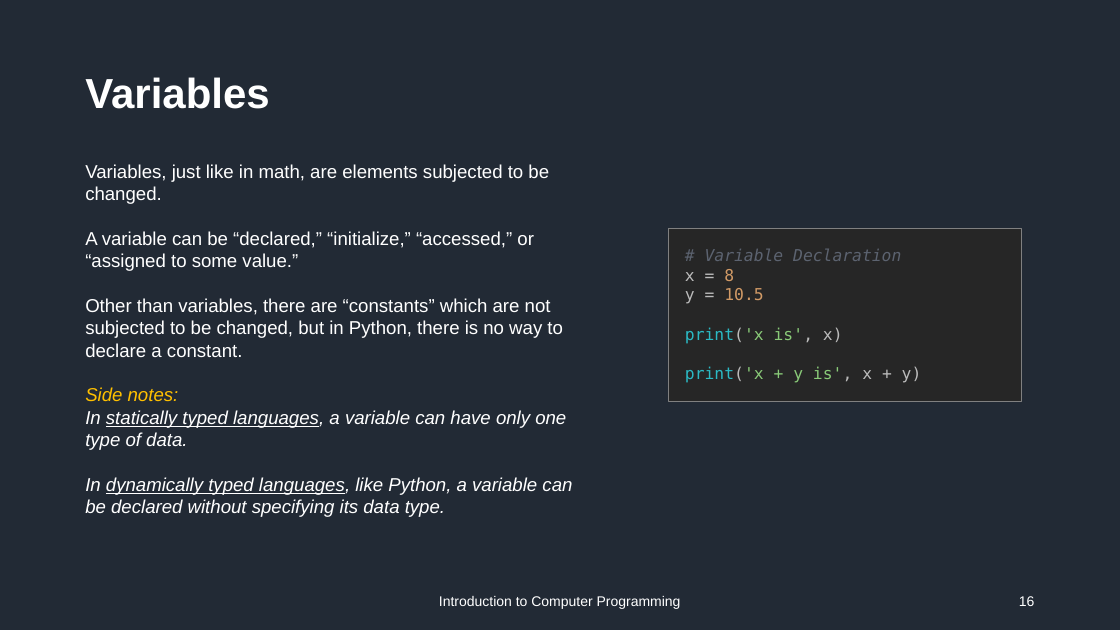
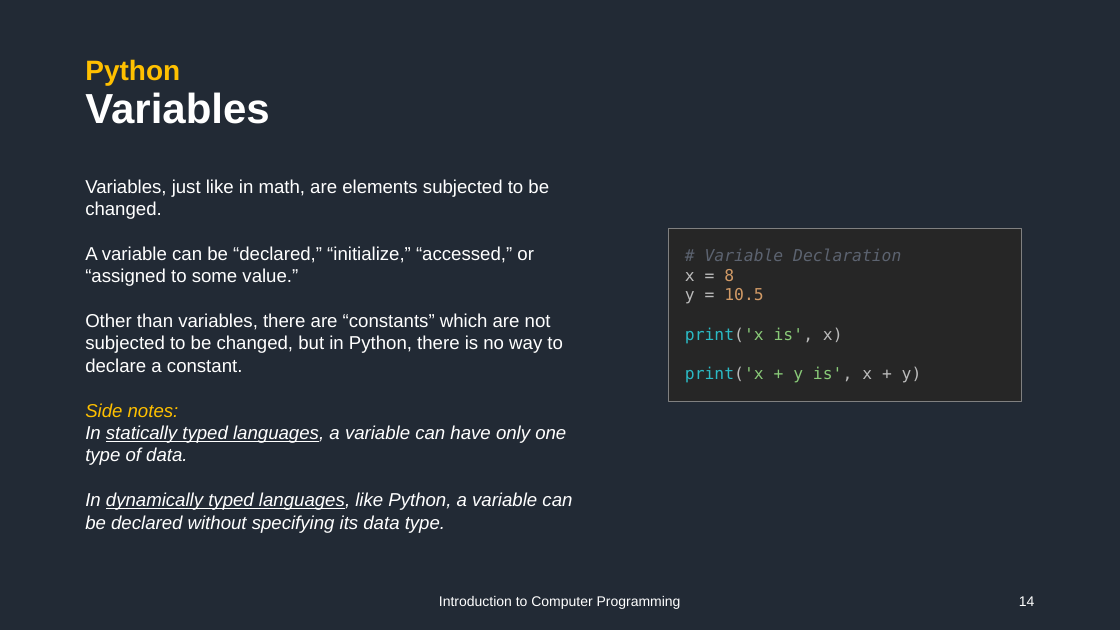
Before and after one commit to vtneil/course-comp101, a slide deck: slide 14 of ppt/Week01_Introduction.pptx (slide 16 before the commit). Drawn at 1120x630 pixels with LibreOffice and Linux fonts; fonts in the diff are those of the drawing. Boxes give left, top, right and bottom in pixels: in the first picture for what was removed or moved away, otherwise in the second. Text is boxed around its words. In the diff, an @@ line names an element or a change of style, - is before the commit and + after.

```diff
--- a/ppt/Week01_Introduction.pptx
+++ b/ppt/Week01_Introduction.pptx
@@ title at (85, 59, 269, 124): text changed @@
-Variables
+Python
+Variables
@@ text "Variables, just like in math, ...": place and size @@
-text "Variables, just like in math, ..." at (85, 164, 572, 517)
+text "Variables, just like in math, ..." at (85, 179, 572, 533)
@@ page number at (1019, 596, 1035, 606): text changed @@
-16
+14
```
Also in this commit, not shown: 5 other slides changed, 4 slides added, 2 slides removed, 17 other files.
